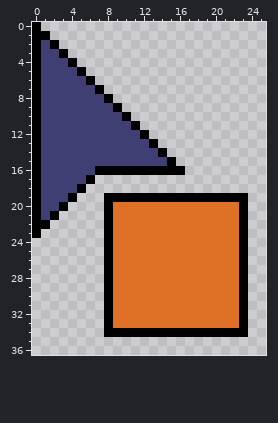
A pixel-art file gets an edit: assets/art/cursors/FireBlockCursor.aseprite. Above, as it was before the edit.
48x48 pixels, 1 frame. Shown: x 0..25, y 0..36.
The result:
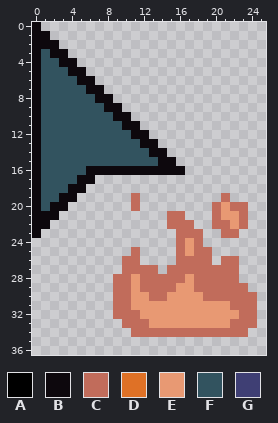
Palette (. is transparent): A #000000  B #0d080d  C #c16c5b  D #df7126  E #e89973  F #32535f  G #3f3f74
What changed:
Changed rows in their new state; - is an unchanged pixel.
Layers "Block", "Cursor":
first column x 0:
 0 B------------------------
 1 BB-----------------------
 2 BBB----------------------
 3 BFBB---------------------
 4 BFFBB--------------------
 5 BFFFBB-------------------
 6 BFFFFBB------------------
 7 BFFFFFBB-----------------
 8 BFFFFFFBB----------------
 9 BFFFFFFFBB---------------
10 BFFFFFFFFBB--------------
11 BFFFFFFFFFBB-------------
12 BFFFFFFFFFFBB------------
13 BFFFFFFFFFFFBB-----------
14 BFFFFFFFFFFFFBB----------
15 BFFFFFFFFFFFFFBB---------
16 BFFFFFBBBBBBBBBBB--------
17 BFFFFBB------------------
18 BFFFBB-------------------
19 BFFBB---...C.........C..-
20 BFBB----...C........CECC-
21 BBB-----.......CC...CEEC-
22 BB------.......CCC..CCEC-
23 B-------........CCC..CC.-
24 --------........CEC.....-
25 --------...C....CECC....-
26 --------..CC....CCCC.CC.-
27 --------..CCCC.CCCCCCCC.-
28 --------.CCECCCCCECCCCC.-
29 --------.CCECCCCEECCCCCC-
30 --------.CCEECCEEEECCCCCC
31 --------.CCEEEEEEEEEEECCC
32 --------.CCCEEEEEEEEEEECC
33 --------..CCCEEEEEEEEECCC
34 --------...CCCCCCCCCCCCC-
